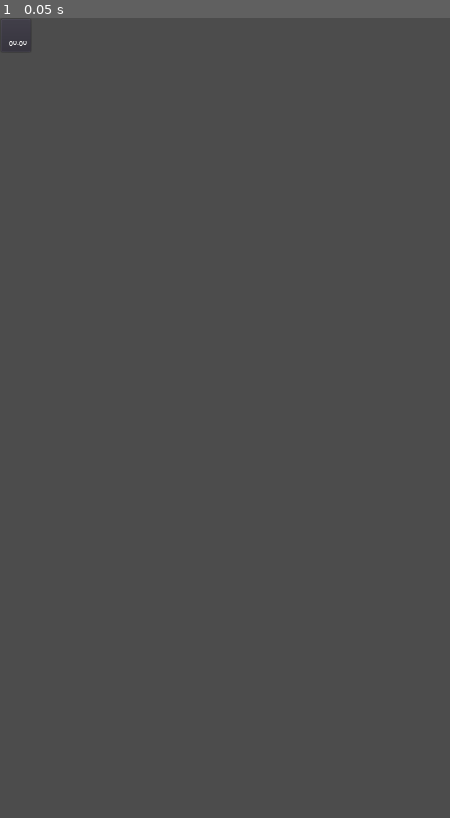
Above: before the commit, frame 1.
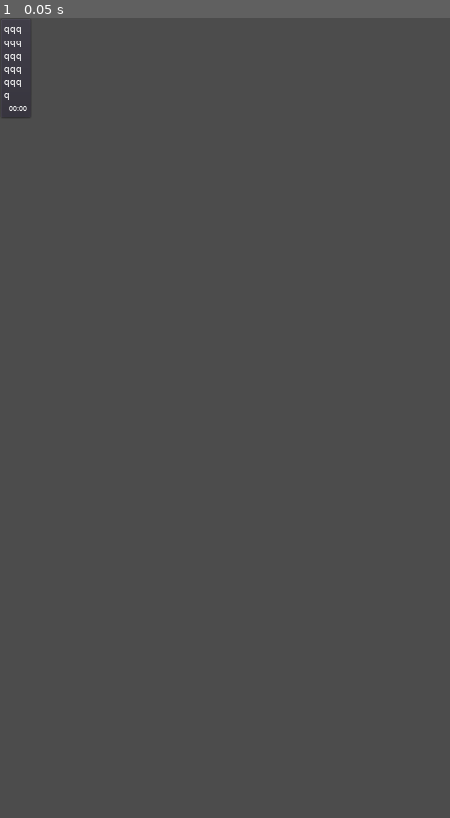
Above: after the commit, the same moment.

Repository: LeshaLukash/The-Chat-Prototype
Game: Godot game, scene res://message.tscn
Same seed, same stepped clock (60 frames per second), same inputs: the game is played once before the commit and once after it.
Inputs:
- Up to frame 1 (0.05 s): no input

The runs differ from the first frame. In frame 1, 0.1% of the frame differs, in the area x 0-7%, y 1-13%.
Error after the commit: Invalid set index 'bbcode_text' (on base: 'null instance') with value of type 'String'. (res://message.gd:33)

Commit message:
Message
Начал переписывать код сообщения, обновляю сами сообщения теперь не покадрово а лишь при изменении их содержимого. Также добавил образец БД с сообщениями (для тестов)

Diff:
--- /dev/null
+++ b/message.gd
@@ -0,0 +1,48 @@
+tool
+extends Control
+
+const MESSAGE_MIN_SIZE_EMPTY := Vector2(51, 54)			# Мин. размер пустого сообщения без пометки
+const MESSAGE_MIN_SIZE_EDITED_EMPTY := Vector2(109, 54)	# Мин. размер пустого сообщения с пометкой
+
+export (String, MULTILINE) var text setget set_text		# Текст сообщения
+export (String) var time = "00:00" setget set_time		# Время отправки
+export (bool) var is_edited = false setget set_edited	# Пометка сообщения "изменено"
+
+
+func _process(_delta):
+	# Вывод на экран числа строк в $Panel/Text
+	$LinesCount.set_text("Число строк: " + String($Panel/Text.get_line_count()))
+
+
+# Обновить текст/время сообщения, его размеры
+# Менять нужно параметры нода "Message", а не "Panel"
+func update_message() -> void:
+	var time_formatted: String = time
+	var time_tags_start := "[right][font=fonts/arial_time.tres]"
+	var time_tags_end := "[/font][/right]"
+
+	if is_edited:
+		rect_min_size = MESSAGE_MIN_SIZE_EDITED_EMPTY
+		time_formatted += ", изменено"
+	else:
+		rect_min_size = MESSAGE_MIN_SIZE_EMPTY
+
+	if text.empty():
+		rect_size = rect_min_size
+
+	$Panel/Text.bbcode_text = text + time_tags_start + time_formatted + time_tags_end
+
+
+func set_text(value: String):
+	text = value
+	update_message()
+
+
+func set_time(value: String):
+	time = value
+	update_message()
+
+
+func set_edited(value: bool):
+	is_edited = value
+	update_message()
--- a/message.tscn
+++ b/message.tscn
@@ -1,12 +1,15 @@
-[gd_scene load_steps=2 format=2]
+[gd_scene load_steps=3 format=2]
 
 [ext_resource path="res://theme.tres" type="Theme" id=1]
+[ext_resource path="res://message.gd" type="Script" id=2]
 
 [node name="Message" type="Control"]
 margin_right = 51.0
 margin_bottom = 54.0
 rect_min_size = Vector2( 51, 54 )
 theme = ExtResource( 1 )
+script = ExtResource( 2 )
+text = "qqqqqqqqqqqqqqqq"
 
 [node name="Panel" type="PanelContainer" parent="."]
 anchor_right = 1.0
@@ -17,12 +20,19 @@
 margin_left = 7.0
 margin_top = 7.0
 margin_right = 44.0
-margin_bottom = 47.0
+margin_bottom = 107.0
+rect_min_size = Vector2( 37, 40 )
 rect_clip_content = false
 focus_mode = 2
 bbcode_enabled = true
-bbcode_text = " [right][font=fonts/arial_time.tres]00:00[/font][/right]"
-text = " 00:00"
+bbcode_text = "qqqqqqqqqqqqqqqq[right][font=fonts/arial_time.tres]00:00[/font][/right]"
+text = "qqqqqqqqqqqqqqqq00:00"
 fit_content_height = true
 scroll_active = false
 selection_enabled = true
+
+[node name="LinesCount" type="Label" parent="."]
+margin_top = -79.0
+margin_right = 94.0
+margin_bottom = -57.0
+text = "Число строк: 2"
Not shown, added: chat.txt
